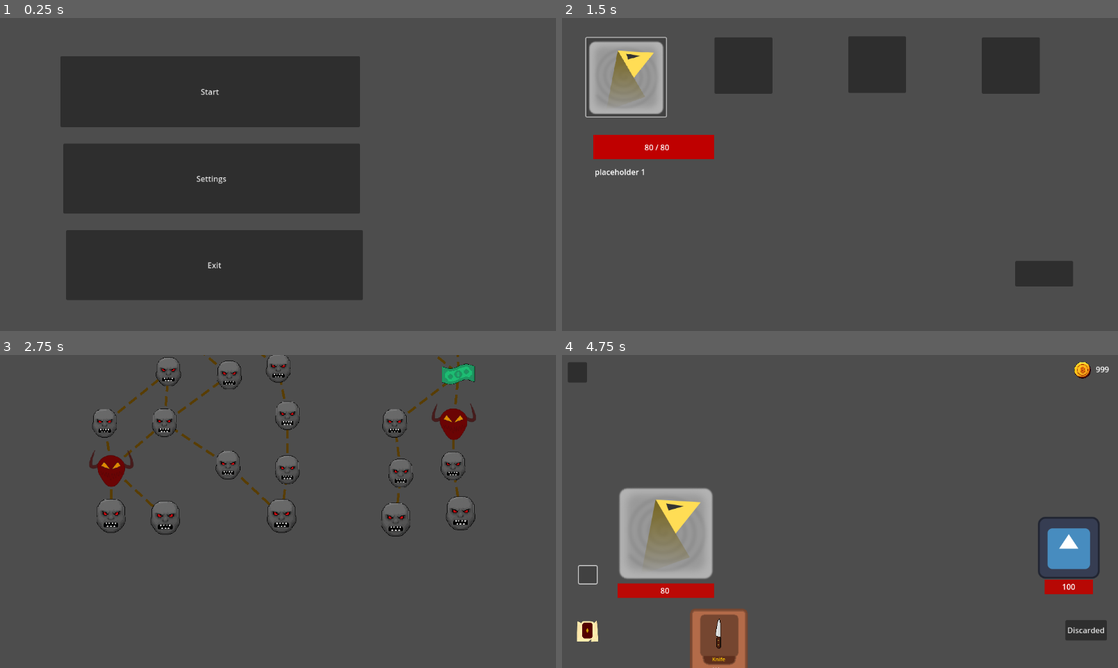
Above: before the commit, frames 1-4 (two rows, left to right).
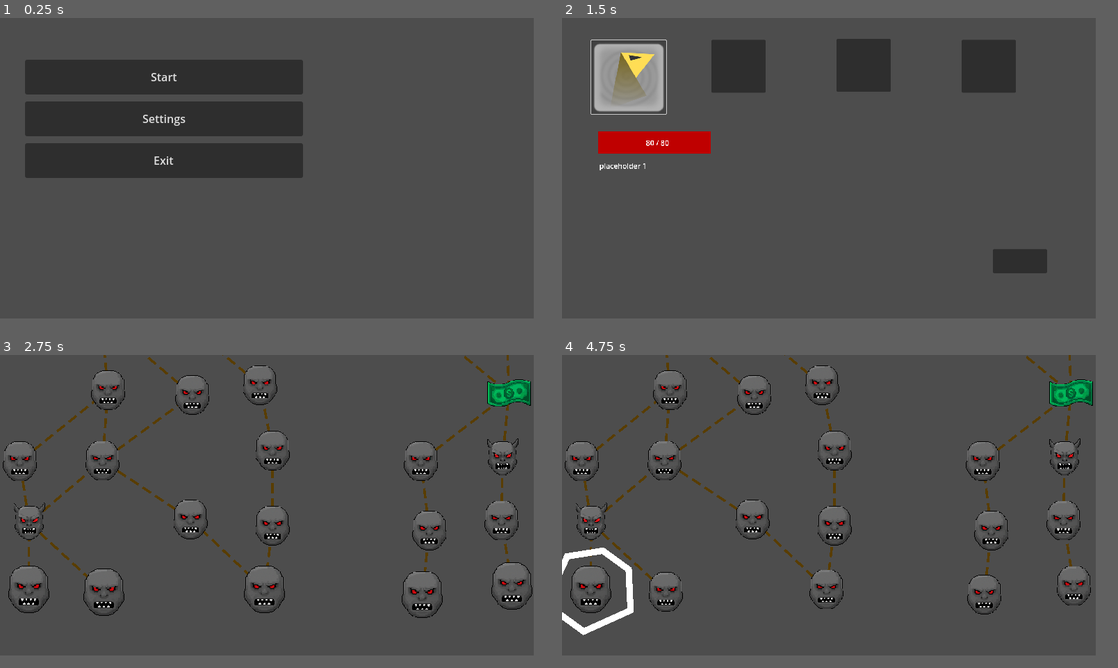
Above: after the commit, the same moments.

Repository: Frishkan/Reflex
Game: Godot game, scene res://scenes/start_screen.tscn
The game is run twice, just before and just after one commit, with the same random seed, the same clock (stepped at 60 frames per second) and the same inputs. The engine's default icon, where the game draws it, is replaced by a stand-in: a white triangle on a blue panel in a dark square.
Inputs (mouse positions are in pixels of both pictures, inside the frame that each line leads up to; where the layout moved, square brackets give the same spot in the first picture):
- Up to frame 1 (0.25 s): no input
- Up to frame 2 (1.5 s): click "Start" at 0.5 s; click (628, 80) [628, 77] at 1.25 s
- Up to frame 3 (2.75 s): click (478, 608) [483, 611] at 2 s
- Up to frame 4 (4.75 s): move the mouse to (673, 514) at 2.77 s; hold A (a) 2.78-3.53 s; click (673, 514) at 2.92 s; tap D (d) at 3.05, 3.6 s; move the mouse to (728, 517) at 3.52 s; click (728, 517) at 3.67 s; tap F (f) at 3.8 s; click (589, 574) at 4.27 s
In our replay, the window is 800x450 before the commit and 768x432 after it. These sizes can differ from the game's own. Grey fills any space a smaller window leaves; there, only what the larger window draws over its background counts as a difference.

The runs differ from the first frame. In frame 1, 26% of the frame differs, in the area x 4-66%, y 12-90%; in frame 2, 5.8%; in frame 3, 11%; in frame 4, 17%.

Commit message:
Changed resolution to 768 X 432 and made corresponding changes to make sprites drawn by RALFS look better

Diff:
--- a/project.godot
+++ b/project.godot
@@ -23,8 +23,10 @@
 
 [display]
 
+window/size/viewport_width=768
+window/size/viewport_height=432
 window/size/mode=3
-window/stretch/mode="viewport"
+window/stretch/mode="canvas_items"
 
 [input]
 
--- a/scenes/character_screen.tscn
+++ b/scenes/character_screen.tscn
@@ -22,6 +22,7 @@
 
 [node name="character_screen" type="Node2D"]
 position = Vector2(1, 0)
+scale = Vector2(0.65, 0.65)
 script = ExtResource("1_lxnh8")
 
 [node name="character1" type="Button" parent="."]
--- a/scenes/enemy_assembled.tscn
+++ b/scenes/enemy_assembled.tscn
@@ -17,9 +17,11 @@
 size = Vector2(128, 128)
 
 [node name="EnemyAssembled" type="Node2D"]
+scale = Vector2(0.5, 0.5)
 script = ExtResource("1_l4kvm")
 
 [node name="Visuals" type="Node2D" parent="."]
+scale = Vector2(0.5, 0.5)
 
 [node name="Sprite2D" type="Sprite2D" parent="Visuals"]
 position = Vector2(0, -1)
@@ -29,18 +31,20 @@
 root_node = NodePath("../..")
 
 [node name="EnemyHealthBar" type="TextureProgressBar" parent="."]
-offset_left = -50.0
-offset_top = 65.0
-offset_right = 50.0
-offset_bottom = 95.0
+offset_left = -25.0
+offset_top = 40.0
+offset_right = 75.0
+offset_bottom = 70.0
+scale = Vector2(0.5, 0.5)
 value = 100.0
 texture_progress = SubResource("GradientTexture2D_mf6om")
 
 [node name="EnemyHealthNumber" type="Label" parent="."]
-offset_left = -50.0
-offset_top = 68.0
-offset_right = 50.0
-offset_bottom = 91.0
+offset_left = -25.0
+offset_top = 40.0
+offset_right = 75.0
+offset_bottom = 63.0
+scale = Vector2(0.5, 0.5)
 text = "placeholder"
 horizontal_alignment = 1
 clip_text = true
--- a/scenes/fight_scene.tscn
+++ b/scenes/fight_scene.tscn
@@ -20,17 +20,18 @@
 unique_name_in_owner = true
 
 [node name="Hero" type="Node2D" parent="."]
-position = Vector2(215, 458)
+position = Vector2(150, 275)
+scale = Vector2(0.5, 0.5)
 
 [node name="Sprite2D" type="Sprite2D" parent="Hero"]
-position = Vector2(0, -90)
+position = Vector2(0, -26)
 texture = ExtResource("2_4p8rm")
 
 [node name="HeroHealthBar" type="TextureProgressBar" parent="Hero"]
 offset_left = -100.0
-offset_top = 15.0
+offset_top = 79.0
 offset_right = 100.0
-offset_bottom = 45.0
+offset_bottom = 109.0
 max_value = 80.0
 value = 80.0
 texture_progress = SubResource("GradientTexture2D_o3ci4")
@@ -38,12 +39,12 @@
 
 [node name="HeroHealthNumber" type="Label" parent="Hero"]
 offset_left = -11.0
-offset_top = 18.0
+offset_top = 82.0
 offset_right = 29.0
-offset_bottom = 41.0
+offset_bottom = 105.0
 text = "80"
 metadata/_edit_use_anchors_ = true
 
 [node name="QTEs" type="Node2D" parent="."]
-position = Vector2(570, 122)
+position = Vector2(386, 122)
 script = ExtResource("3_jmeni")
--- a/scenes/guitar_hero_qte.tscn
+++ b/scenes/guitar_hero_qte.tscn
@@ -17,6 +17,7 @@
 [sub_resource type="RectangleShape2D" id="RectangleShape2D_230h7"]
 
 [node name="GuitarHeroQTE" type="Node2D"]
+scale = Vector2(0.65, 0.65)
 script = ExtResource("1_wrcfa")
 
 [node name="Background" type="Sprite2D" parent="."]
--- a/scenes/hand.tscn
+++ b/scenes/hand.tscn
@@ -3,9 +3,11 @@
 [ext_resource type="Script" path="res://scripts/hand.gd" id="1_vr60v"]
 
 [node name="Hand" type="Node2D"]
+scale = Vector2(0.65, 0.65)
 script = ExtResource("1_vr60v")
 
 [node name="Cards" type="Node2D" parent="."]
 unique_name_in_owner = true
+texture_filter = 1
 
 [connection signal="child_exiting_tree" from="Cards" to="." method="_on_cards_child_exiting_tree"]
--- a/scenes/hud.tscn
+++ b/scenes/hud.tscn
@@ -18,16 +18,16 @@
 unique_name_in_owner = true
 
 [node name="Hand" parent="." instance=ExtResource("4_u08ry")]
-position = Vector2(147, 524)
+position = Vector2(87, 340)
 
 [node name="Button" type="Button" parent="Hand"]
-offset_left = -110.0
+offset_left = -17.6923
 offset_top = -88.0
-offset_right = -73.0
+offset_right = 19.3077
 offset_bottom = -52.0
 
 [node name="Gold" type="Node2D" parent="."]
-position = Vector2(1060, 10)
+position = Vector2(671, 10)
 
 [node name="GoldSprite" type="Sprite2D" parent="Gold"]
 position = Vector2(20, 20)
@@ -71,9 +71,9 @@
 [node name="DeckButton" type="Button" parent="Deck"]
 z_index = 3
 offset_left = 30.0
-offset_top = 546.0
+offset_top = 362.0
 offset_right = 166.0
-offset_bottom = 682.0
+offset_bottom = 498.0
 scale = Vector2(0.361375, 0.36)
 toggle_mode = true
 icon = ExtResource("2_lrc75")
@@ -84,10 +84,10 @@
 offset_bottom = 23.0
 
 [node name="DiscardedCardsButton" type="Button" parent="Deck"]
-offset_left = 1045.0
-offset_top = 548.0
-offset_right = 1131.0
-offset_bottom = 590.0
+offset_left = 661.0
+offset_top = 372.0
+offset_right = 747.0
+offset_bottom = 414.0
 text = "Discarded"
 
 [connection signal="pressed" from="Hand/Button" to="Hand" method="_on_button_pressed"]
--- a/scenes/knife_qte.tscn
+++ b/scenes/knife_qte.tscn
@@ -23,6 +23,8 @@
 height = 60
 
 [node name="KnifeQTE" type="Node2D"]
+texture_filter = 1
+scale = Vector2(0.65, 0.65)
 script = ExtResource("1_mb5f6")
 
 [node name="Background" type="Sprite2D" parent="."]
--- a/scenes/map.tscn
+++ b/scenes/map.tscn
@@ -18,4 +18,5 @@
 unique_name_in_owner = true
 
 [node name="Camera2D" type="Camera2D" parent="."]
-offset = Vector2(576, 323)
+offset = Vector2(395, 98)
+zoom = Vector2(0.96, 0.96)
--- a/scenes/map_line.tscn
+++ b/scenes/map_line.tscn
@@ -4,7 +4,8 @@
 
 [node name="MapLine" type="Line2D"]
 modulate = Color(0.350636, 0.240143, 9.62615e-08, 1)
+texture_filter = 1
 texture_repeat = 2
-width = 40.0
+width = 30.0
 texture = ExtResource("1_nxini")
 texture_mode = 1
--- a/scenes/start_screen.tscn
+++ b/scenes/start_screen.tscn
@@ -6,24 +6,24 @@
 script = ExtResource("1_jmf35")
 
 [node name="start" type="Button" parent="."]
-offset_left = 125.0
-offset_top = 79.0
-offset_right = 746.0
-offset_bottom = 226.0
+offset_left = 36.0
+offset_top = 60.0
+offset_right = 436.0
+offset_bottom = 110.0
 text = "Start"
 
 [node name="settings" type="Button" parent="."]
-offset_left = 131.0
-offset_top = 260.0
-offset_right = 746.0
-offset_bottom = 405.0
+offset_left = 36.0
+offset_top = 120.0
+offset_right = 436.0
+offset_bottom = 170.0
 text = "Settings"
 
 [node name="Exit" type="Button" parent="."]
-offset_left = 137.0
-offset_top = 439.0
-offset_right = 752.0
-offset_bottom = 584.0
+offset_left = 36.0
+offset_top = 180.0
+offset_right = 436.0
+offset_bottom = 230.0
 text = "Exit"
 
 [connection signal="pressed" from="start" to="." method="_on_start_pressed"]
--- a/scripts/enemy_assembled.gd
+++ b/scripts/enemy_assembled.gd
@@ -23,7 +23,7 @@
 	pass
 
 func set_enemy(new_enemy_type: Enemy.Type) :
-	self.position = Vector2(1200 - 150 * (index + 1), 400)
+	self.position = Vector2(780 - 80 * (index + 1), 275)
 	sprite_2d.texture = ICONS[new_enemy_type][0]
 	self.scale = ICONS[new_enemy_type][1]
 	enemy_health_bar.max_value = ICONS[new_enemy_type][2]
--- a/scripts/map.gd
+++ b/scripts/map.gd
@@ -15,9 +15,10 @@
 var floors_climbed : int
 var last_room : Room
 var camera_edge_y : float
+var camera_top_offset := 132
 
 func _ready() -> void:
-	camera_edge_y = MapGenerator.y_dist * (MapGenerator.floors - 1)
+	camera_edge_y = MapGenerator.y_dist * (MapGenerator.floors - 1) - camera_top_offset
 
 	generate_new_map()
 	unlock_floor(0)
--- a/scripts/map_room.gd
+++ b/scripts/map_room.gd
@@ -9,7 +9,7 @@
 	Room.Type.TREASURE: [preload("res://textures/Chalice.png"), Vector2(10, 10), Vector2(0.1, 0.1)],
 	Room.Type.CAMPFIRE: [preload("res://textures/Camp.png"), Vector2(10, 10), Vector2(0.1, 0.1)],
 	Room.Type.SHOP: [preload("res://textures/Shop.png"), Vector2(6, 6), Vector2(0.1, 0.1)],
-	Room.Type.ELITE: [preload("res://textures/bitmap.png"), Vector2(7.2, 7.2), Vector2(0.1, 0.1)],
+	Room.Type.ELITE: [preload("res://textures/Elite.png"), Vector2(7.2, 7.2), Vector2(0.1, 0.1)],
 	Room.Type.BOSS: [preload("res://textures/Boss.png"), Vector2(12, 12), Vector2(0.1, 0.1)]
 }
 
--- a/scripts/qt_es.gd
+++ b/scripts/qt_es.gd
@@ -13,6 +13,6 @@
 func guitar_hero(card_stats : Array) :
 	qte_active = true
 	var guitar_hero_qte = GUITAR_HERO_QTE.instantiate()
-	guitar_hero_qte.position = Vector2(-200, -100)
+	guitar_hero_qte.position = Vector2(-130, -100)
 	add_child(guitar_hero_qte)
 	guitar_hero_qte.start(card_stats)
Binary file changed: textures/Boss.png
Not shown, changed: textures/Boss.png.import
Binary file added: textures/Elite.png
Not shown, changed: textures/Elite.png.import
Binary file changed: textures/Shop.png
Not shown, changed: textures/Shop.png.import
Binary file removed: textures/bitmap.png
